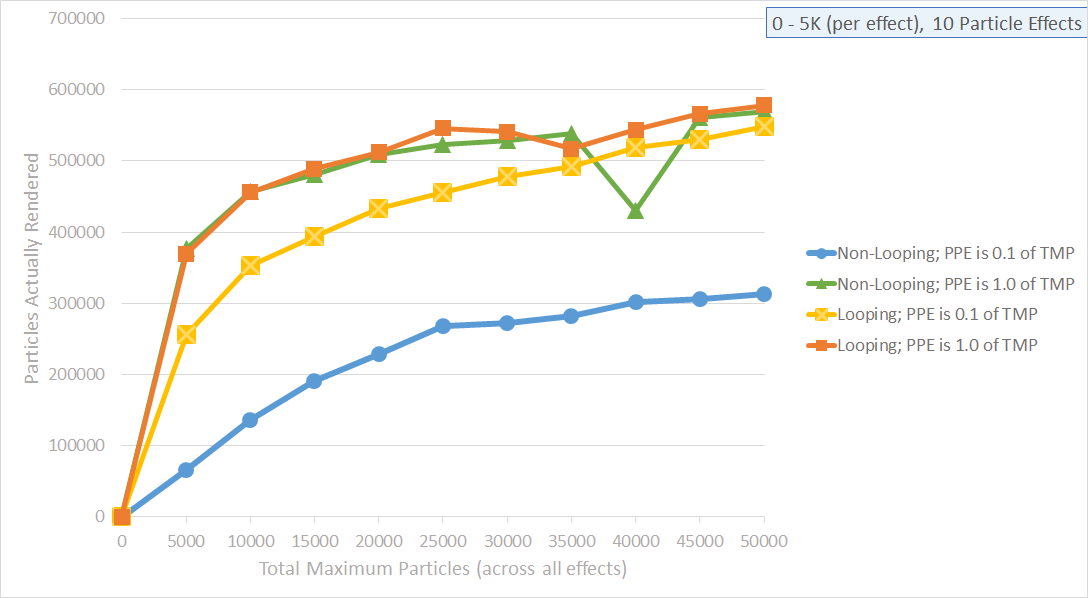
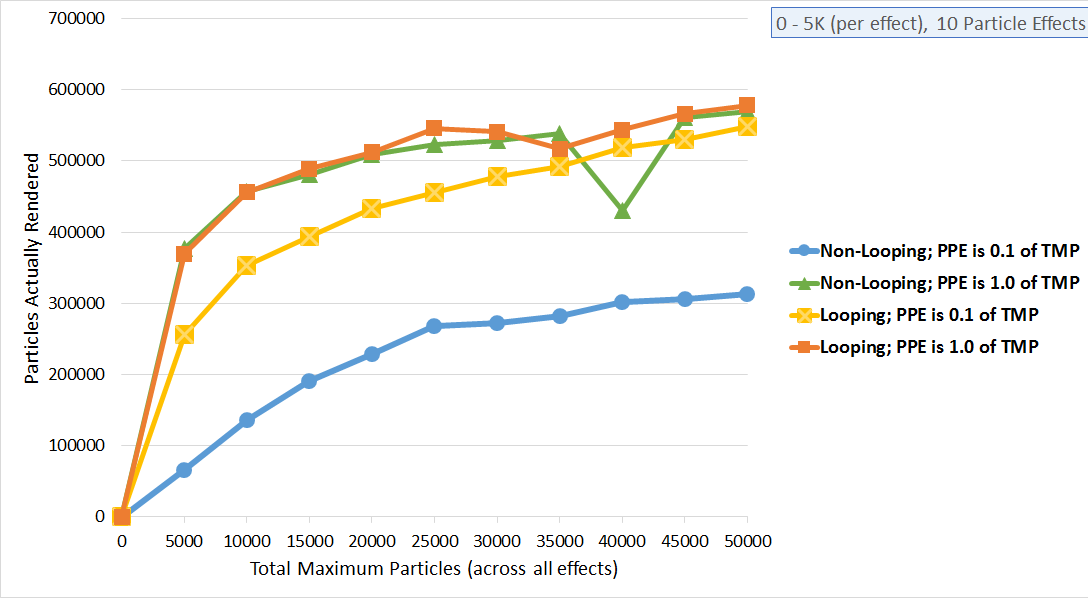
Layered file, before and after one edit (1088 x 598). Changes by layer:
added layer "Layer 3" above "Layer 2" over [23, 0, 1088, 597]
